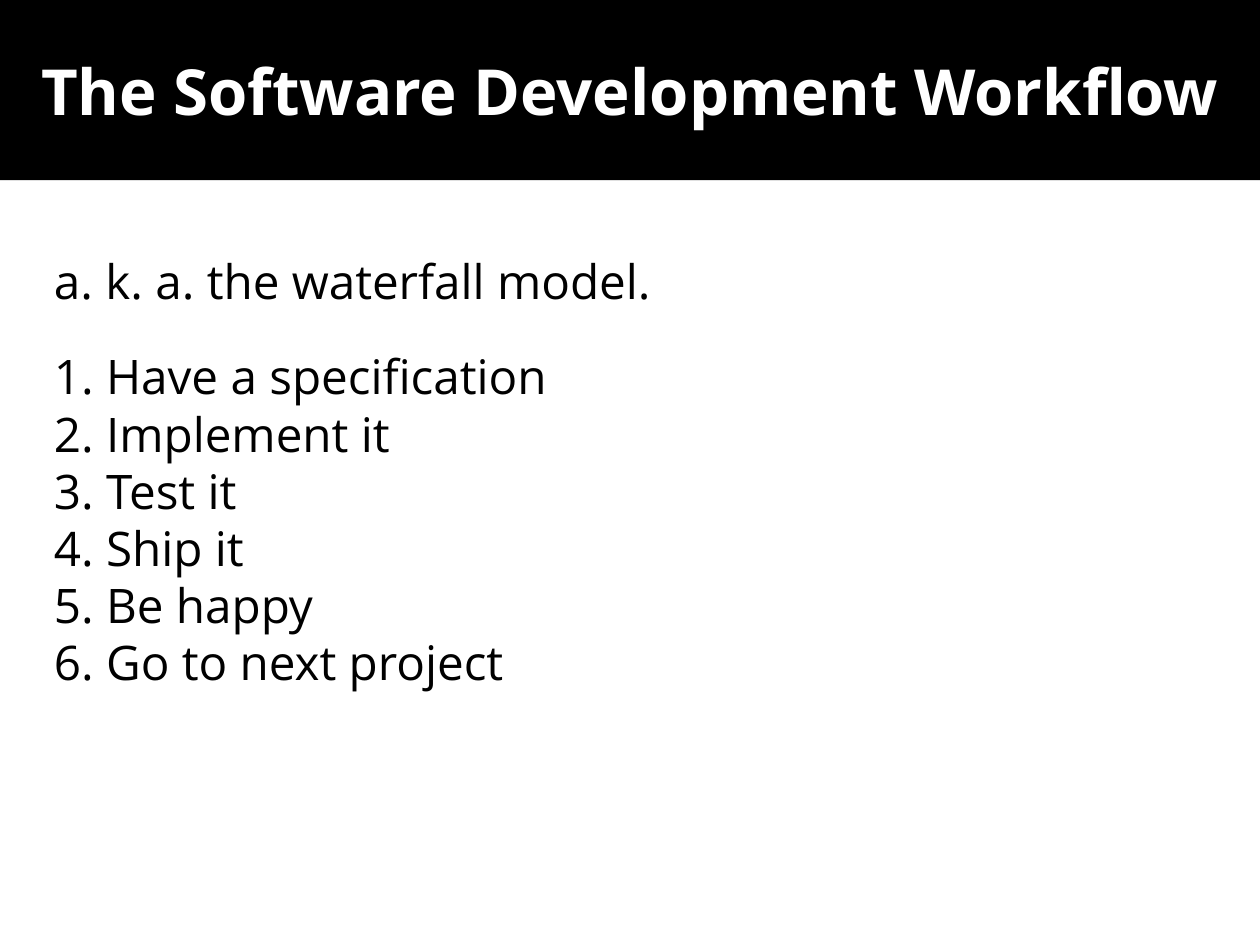
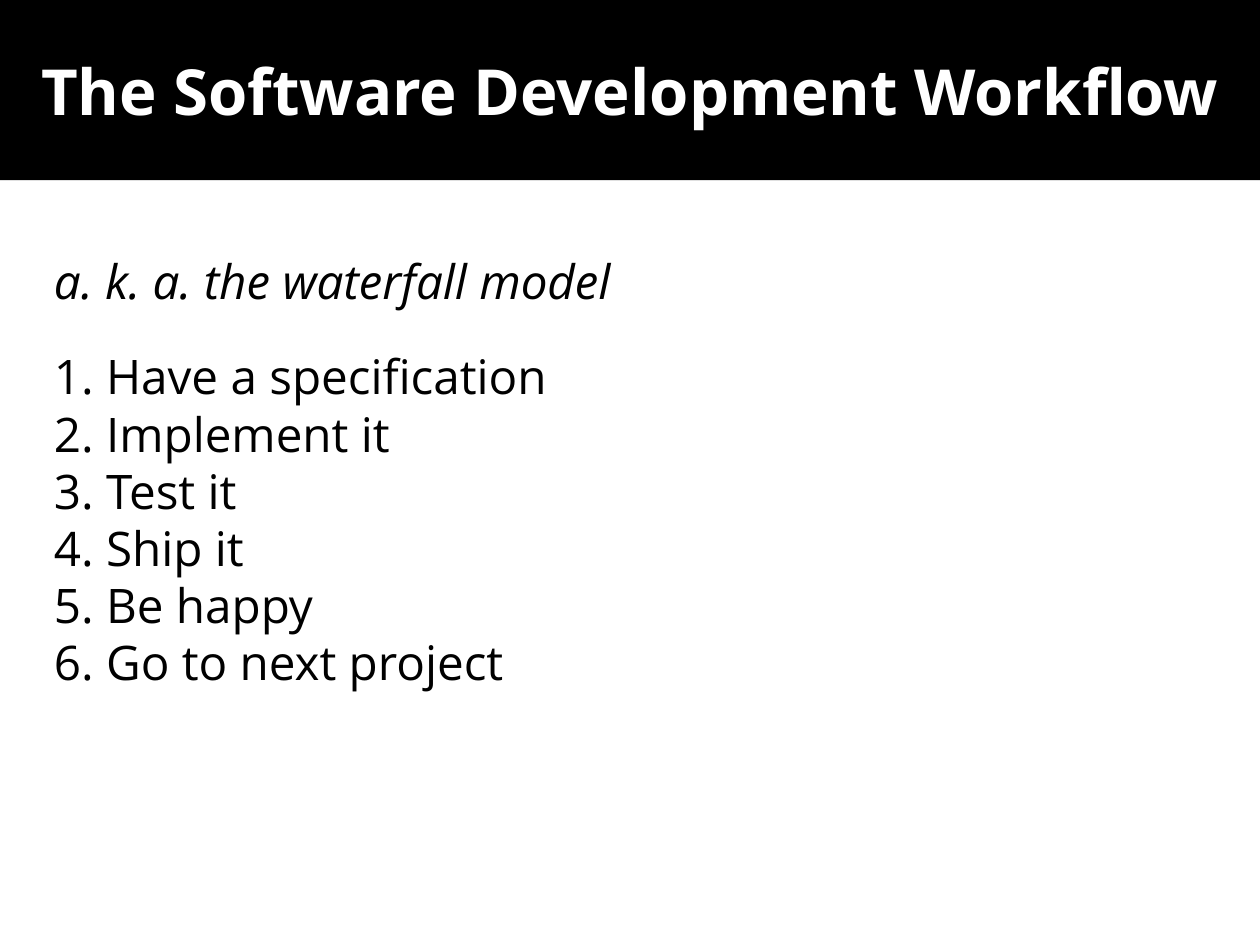
Before and after one commit to wolframroesler/Talks, a slide deck: slide 2 of tdd.odp. Drawn at 1260x945 pixels with LibreOffice and Linux fonts; fonts in the diff are those of the drawing. Boxes give left, top, right and bottom in pixels: in the first picture for what was removed or moved away, otherwise in the second. Text is boxed around its words. In the diff, an @@ line names an element or a change of style, - is before the commit and + after.

Commit message:
Dramatically shorten the text on the slides
This is a talk, not a blog post

```diff
--- a/tdd.odp
+++ b/tdd.odp
@@ text at box(54, 262, 610, 311): text changed; italic on @@
-a. k. a. the waterfall model.
+a. k. a. the waterfall model
```
Also in this commit, not shown: 13 other slides changed, 2 slides added.
